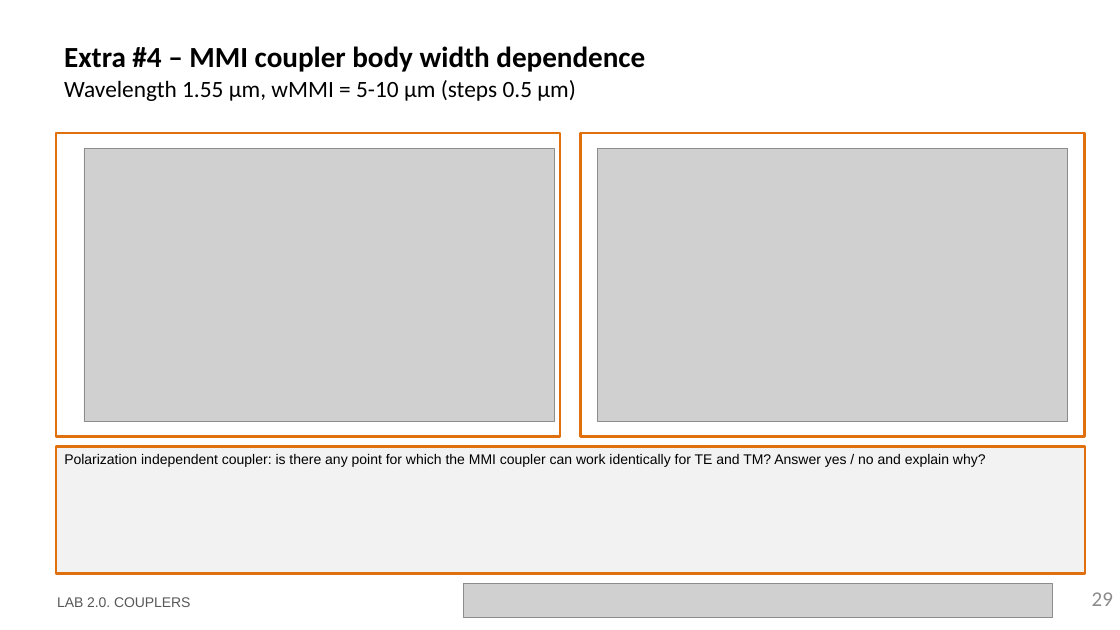
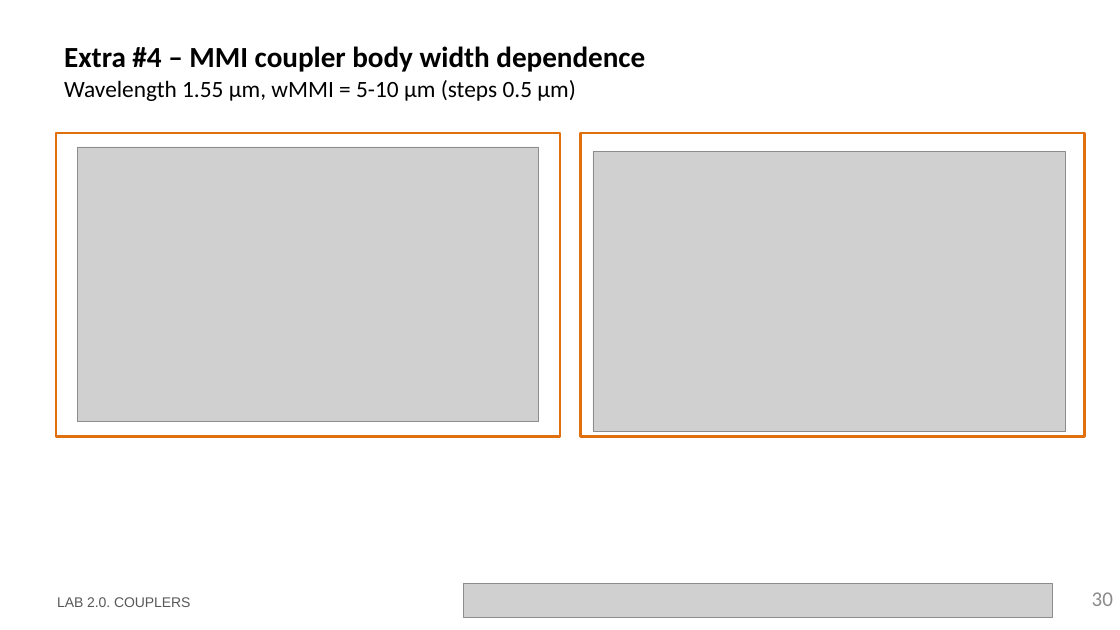
Before and after one commit to ltorjua/cifoin-lab2, a slide deck: slide 30 of LabBook_20.pptx (slide 29 before the commit). Drawn at 1120x630 pixels with LibreOffice and Linux fonts; fonts in the diff are those of the drawing; grey boxes stand for pictures; background and template pictures are left out. Boxes give left, top, right and bottom in pixels: in the first picture for what was removed or moved away, otherwise in the second. Text is boxed around its words. In the diff, an @@ line names an element or a change of style, - is before the commit and + after.

Commit message:
todos los extras

```diff
--- a/LabBook_20.pptx
+++ b/LabBook_20.pptx
@@ picture: place and size @@
-picture at [84,149,555,422]
+picture at [77,147,539,422]
@@ picture: place and size @@
-picture at [598,148,1069,421]
+picture at [593,151,1065,431]
@@ rectangle removed at [56,447,1086,574] @@
-Polarization independent coupler: is there any point for which the MMI coupler can work identically for TE and TM? Answer yes / no and explain why?
@@ page number at [1092,592,1113,606]: text changed @@
-29
+30
```
Also in this commit, not shown: 1 other slide changed, 2 slides added, 1 other file.
